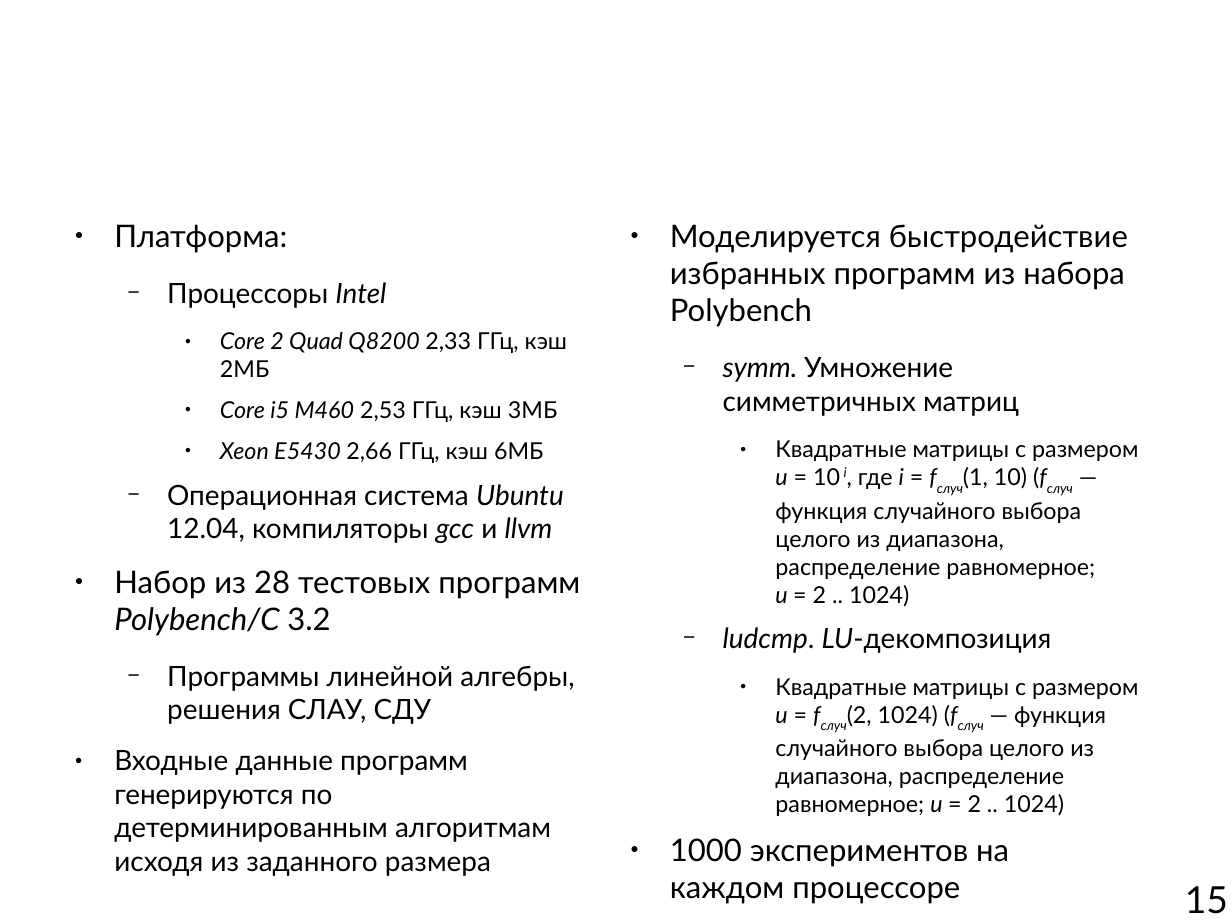
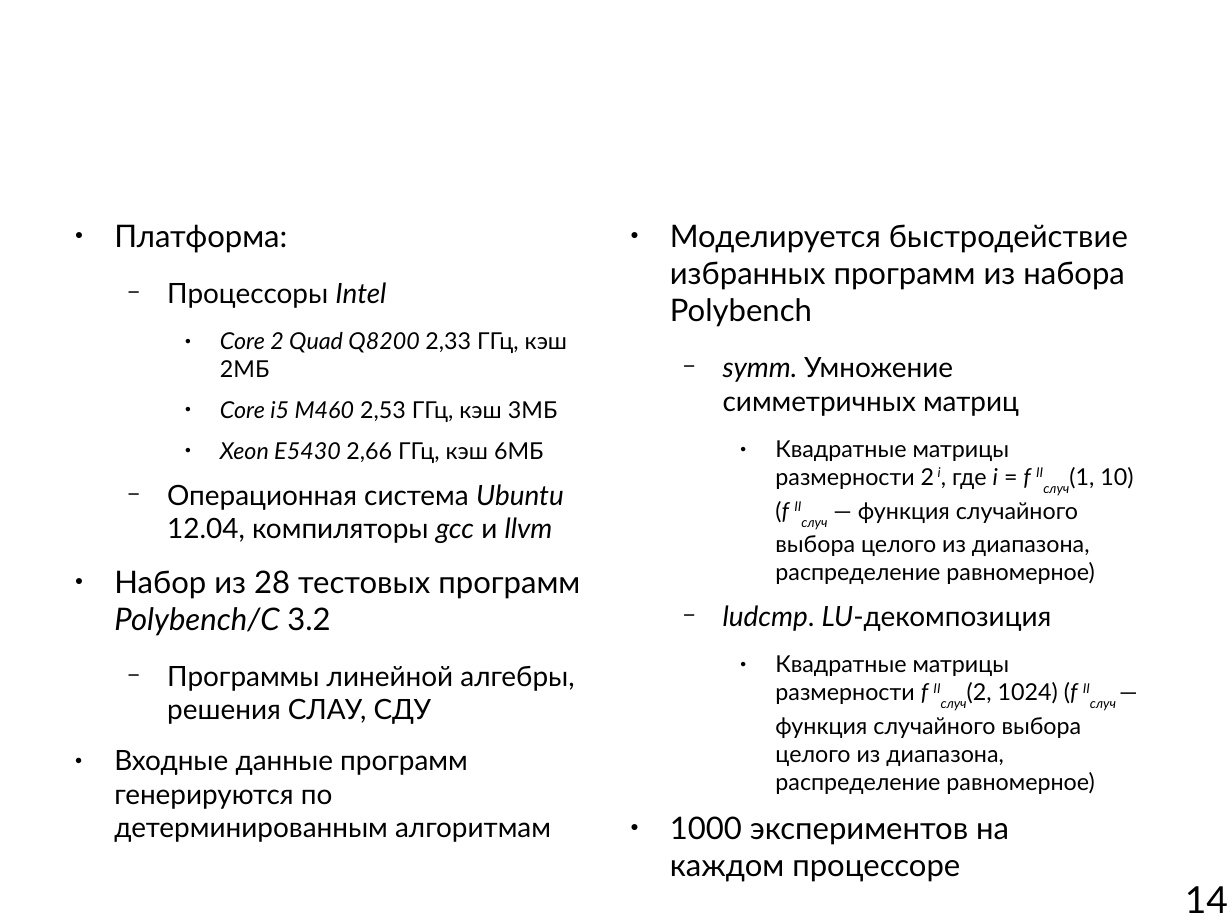
Before and after one commit to mkpankov/adaptor, a slide deck: slide 14 of diploma/defense/brochure.odp (slide 15 before the commit). Drawn at 1232x924 pixels with LibreOffice and Linux fonts; fonts in the diff are those of the drawing; background and template pictures are left out. Boxes give left, top, right and bottom in pixels: in the first picture for what was removed or moved away, otherwise in the second. Text is boxed around its words. In the diff, an @@ line names an element or a change of style, - is before the commit and + after.

```diff
--- a/diploma/defense/brochure.odp
+++ b/diploma/defense/brochure.odp
@@ text at bbox=[775, 440, 1133, 584]: text changed @@
-    ● Квадратные матрицы с размером u = 10 i, где i = fслуч(1, 10) (fслуч — функция случайного выбора целого из диапазона, распределение равномерное; u = 2 .. 1024)
+    ● Квадратные матрицы размерности 2 i, где i = f IIслуч(1, 10) (f IIслуч — функция случайного выбора целого из диапазона, распределение равномерное)
@@ text at bbox=[775, 655, 1116, 794]: text changed @@
-    ● Квадратные матрицы с размером u = fслуч(2, 1024) (fслуч — функция случайного выбора целого из диапазона, распределение равномерное; u = 2 .. 1024)
+    ● Квадратные матрицы размерности f IIслуч(2, 1024) (f IIслуч — функция случайного выбора целого из диапазона, распределение равномерное)
@@ text at bbox=[114, 750, 551, 842]: text changed @@
-● Входные данные программ генерируются по детерминированным алгоритмам исходя из заданного размера
+● Входные данные программ генерируются по детерминированным алгоритмам
@@ page number at bbox=[1185, 886, 1228, 913]: text changed @@
-15
+14
```
Also in this commit, not shown: 7 other slides changed.
